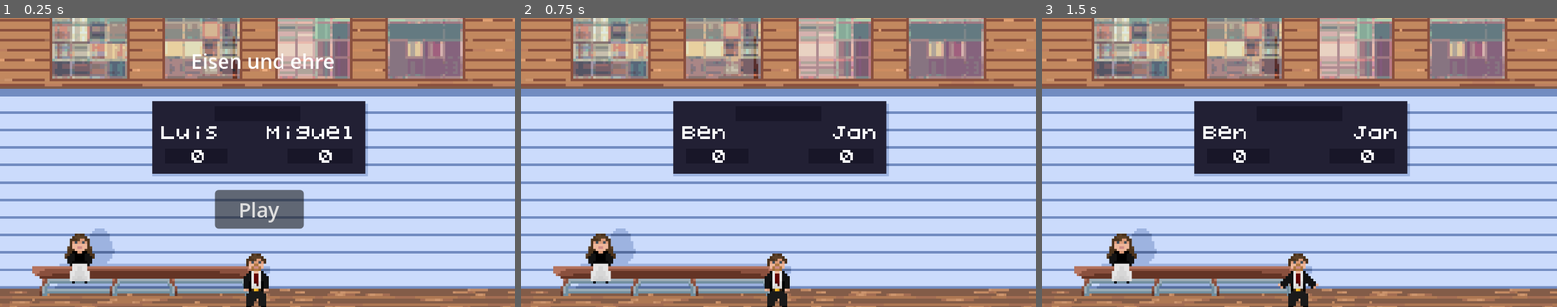
Above: before the commit, frames 1-3 (left to right).
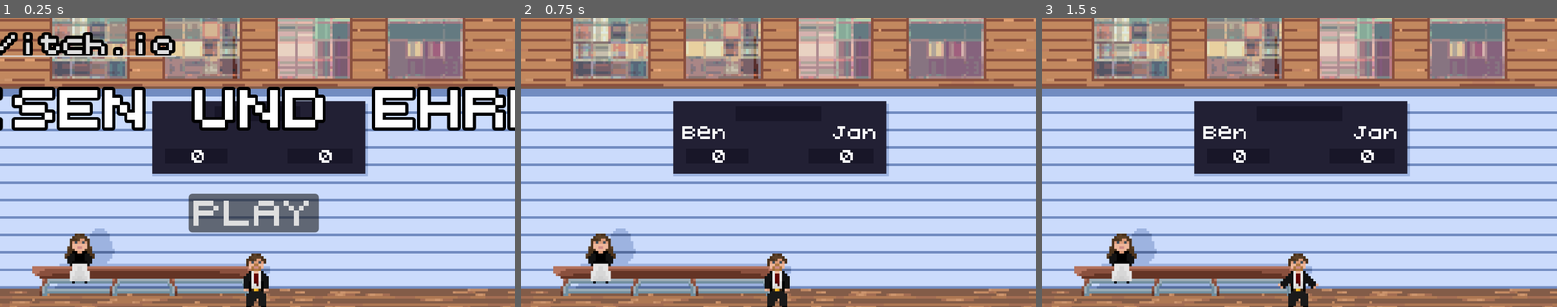
Above: after the commit, the same moments.

Repository: erikdervik/eisen-und-ehre
Game: Godot game, scene res://game.tscn
Two runs of this game, one before a commit and one after it. Both use one fixed random seed, a clock stepped at 60 frames per second and the inputs below. The engine's default icon, where the game draws it, is replaced by a stand-in: a white triangle on a blue panel in a dark square.
Inputs:
- Up to frame 1 (0.25 s): no input
- Up to frame 2 (0.75 s): click "Play" (after the commit: "PLAY") at 0.5 s
- Up to frame 3 (1.5 s): hold D (p1_right) from 1.28 s (still down); hold Shift (p1_sprint) from 1.28 s (still down)

The runs differ from the first frame. In frame 1, 15% of the frame differs, in the area x 0-100%, y 4-75%; in frame 2, nothing differs; in frame 3, nothing differs.

Commit message:
font und font

Diff:
--- a/game.tscn
+++ b/game.tscn
@@ -406,7 +406,6 @@
 offset_bottom = 106.0
 theme_override_fonts/normal_font = ExtResource("38_eu6ph")
 theme_override_font_sizes/normal_font_size = 10
-text = "Miguel"
 horizontal_alignment = 2
 
 [node name="p1Name" type="RichTextLabel" parent="."]
@@ -416,7 +415,6 @@
 offset_bottom = 106.0
 theme_override_fonts/normal_font = ExtResource("38_eu6ph")
 theme_override_font_sizes/normal_font_size = 10
-text = "Luis"
 
 [connection signal="start" from="MainUI" to="." method="_on_main_ui_start"]
 [connection signal="hit" from="End1" to="." method="_on_hit"]
--- a/main_ui.tscn
+++ b/main_ui.tscn
@@ -1,6 +1,7 @@
-[gd_scene load_steps=2 format=3 uid="uid://uhkw8ibv7ur7"]
+[gd_scene load_steps=3 format=3 uid="uid://uhkw8ibv7ur7"]
 
 [ext_resource type="Script" uid="uid://c5320oeusqo1d" path="res://main_ui.gd" id="1_2ppmm"]
+[ext_resource type="FontFile" uid="uid://dpdhu1d8axw42" path="res://assets/fonts/5x5-font-monospaced.ttf" id="2_w37m7"]
 
 [node name="MainUI" type="Control"]
 process_mode = 3
@@ -8,43 +9,82 @@
 anchors_preset = 15
 anchor_right = 1.0
 anchor_bottom = 1.0
-offset_left = -600.0
-offset_right = -552.0
-offset_bottom = 2.0
+offset_left = -596.0
+offset_top = 6.0
+offset_right = -548.0
+offset_bottom = 8.0
 grow_horizontal = 2
 grow_vertical = 2
 script = ExtResource("1_2ppmm")
 
 [node name="RichTextLabel" type="RichTextLabel" parent="."]
 layout_mode = 0
-offset_left = 547.0
-offset_top = 16.0
-offset_right = 676.0
-offset_bottom = 43.0
-text = "Eisen und ehre"
+offset_left = 294.0
+offset_top = 15.0
+offset_right = 865.0
+offset_bottom = 182.0
+theme_override_constants/outline_size = 10
+theme_override_fonts/normal_font = ExtResource("2_w37m7")
+theme_override_font_sizes/normal_font_size = 30
+text = "
+ EISEN UND EHRE"
 
 [node name="play" type="Button" parent="."]
 layout_mode = 0
-offset_left = 566.0
-offset_top = 131.0
-offset_right = 637.0
-offset_bottom = 162.0
-text = "Play"
+offset_left = 541.0
+offset_top = 128.0
+offset_right = 645.0
+offset_bottom = 159.0
+theme_override_fonts/font = ExtResource("2_w37m7")
+theme_override_font_sizes/font_size = 20
+text = "PLAY"
 
 [node name="LinkButton" type="LinkButton" parent="."]
 layout_mode = 0
-offset_left = 697.0
-offset_top = 301.0
-offset_right = 802.0
-offset_bottom = 325.0
+offset_left = 261.0
+offset_top = 1.0
+offset_right = 531.0
+offset_bottom = 25.0
+theme_override_constants/outline_size = 10
+theme_override_fonts/font = ExtResource("2_w37m7")
+theme_override_font_sizes/font_size = 15
 text = "https://itch.io"
 
 [node name="RichTextLabel3" type="RichTextLabel" parent="."]
 layout_mode = 0
-offset_left = 262.0
-offset_top = 292.0
-offset_right = 676.0
-offset_bottom = 351.0
-text = "A game by Erik Gubo and Mirko Bodenmüller"
+offset_left = 245.0
+offset_top = -79.0
+offset_right = 708.0
+theme_override_constants/outline_size = 10
+theme_override_fonts/normal_font = ExtResource("2_w37m7")
+theme_override_font_sizes/normal_font_size = 15
+text = "
+ A GAME BY ERIK GUBO AND
+
+ MIRKO BODENMULLER"
+
+[node name="Label" type="Label" parent="RichTextLabel3"]
+layout_mode = 0
+offset_left = 231.0
+offset_top = 27.0
+offset_right = 271.0
+offset_bottom = 50.0
+theme_override_constants/shadow_offset_y = 0
+theme_override_constants/outline_size = 10
+theme_override_fonts/font = ExtResource("2_w37m7")
+theme_override_font_sizes/font_size = 15
+text = "."
+
+[node name="Label2" type="Label" parent="RichTextLabel3"]
+layout_mode = 0
+offset_left = 237.0
+offset_top = 27.0
+offset_right = 277.0
+offset_bottom = 50.0
+theme_override_constants/shadow_offset_y = 0
+theme_override_constants/outline_size = 10
+theme_override_fonts/font = ExtResource("2_w37m7")
+theme_override_font_sizes/font_size = 15
+text = "."
 
 [connection signal="button_down" from="play" to="." method="_on_play_button_down"]
